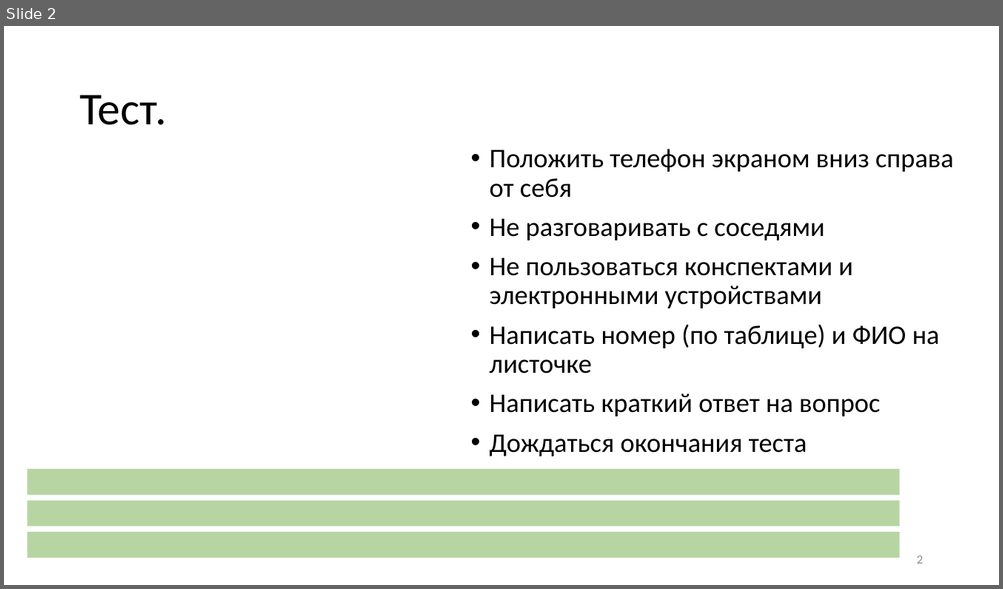
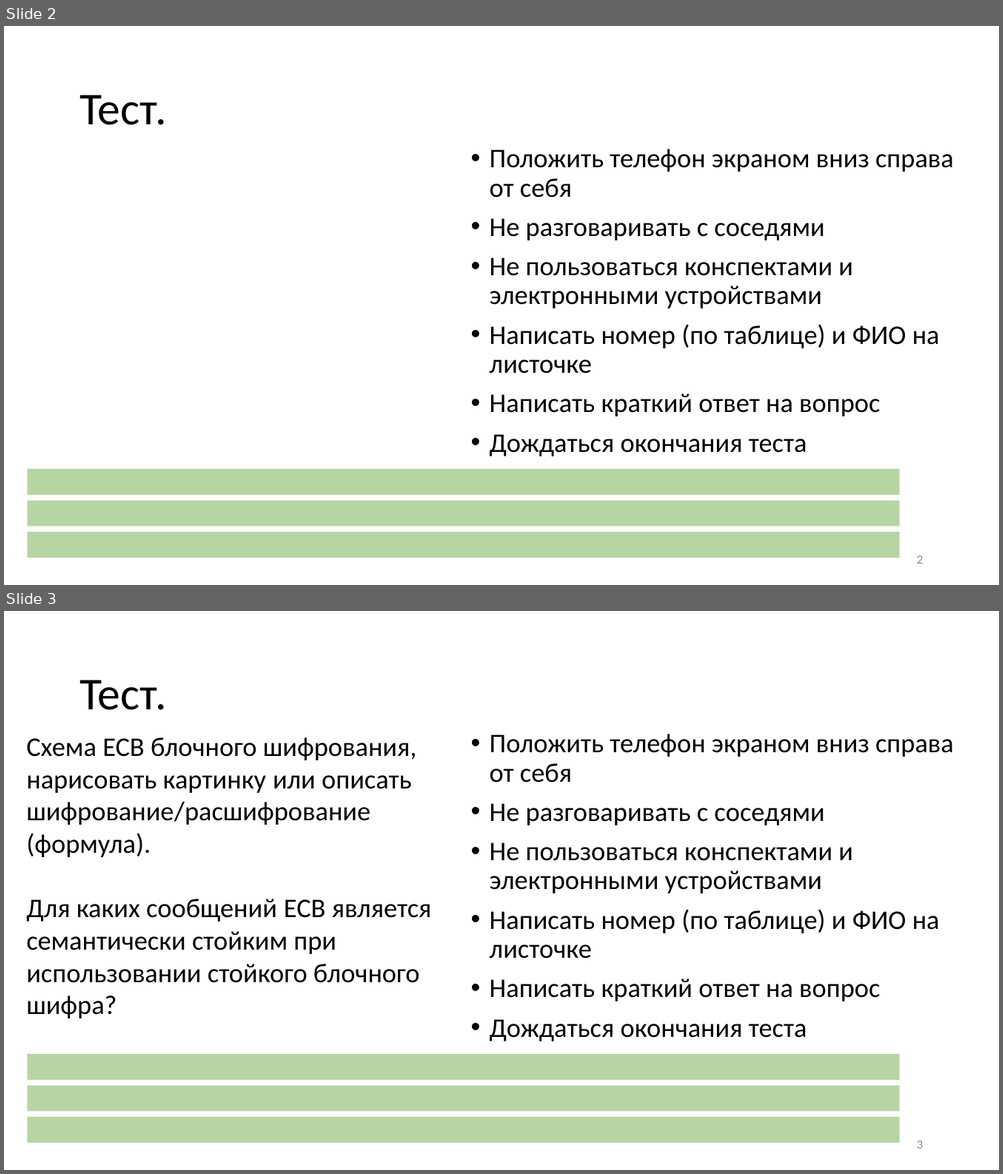
Before and after one commit to CryptoCourse/CryptoLectures, a slide deck: Lectures/Lecture5.pptx. Shown one above the other, each under a label of ours: slide 2 before the commit, slides 2 and 3 after it. The pictures are 1003x589 and 1003x1174 pixels, drawn with LibreOffice and Linux fonts; fonts in the diff are those of the drawing. Boxes give left, top, right and bottom in pixels: in the first picture for what was removed or moved away, otherwise in the second. Text is boxed around its words. In the diff, an @@ line names an element or a change of style, - is before the commit and + after.

```diff
--- a/Lectures/Lecture5.pptx
+++ b/Lectures/Lecture5.pptx
@@ slide 3 added at (4, 611, 999, 1170), background #FFFFFF @@
@@ title added at (79, 680, 167, 710), 44 pt, text #000000 @@
+Тест.
@@ text added at (26, 738, 432, 1019), 26 pt, text #000000 @@
+Схема ECB блочного шифрования, нарисовать картинку или описать шифрование/расшифрование (формула).
+Для каких сообщений ECB является семантически стойким при использовании стойкого блочного шифра?
@@ text added at (489, 734, 953, 1042), 26 pt, text #000000 @@
+• Положить телефон экраном вниз справа от себя
+• Не разговаривать с соседями
+• Не пользоваться конспектами и электронными устройствами
+• Написать номер (по таблице) и ФИО на листочке
+• Написать краткий ответ на вопрос
+• Дождаться окончания теста
@@ rectangle added at (27, 1054, 899, 1080), fill #70AD47 at 50% opacity @@
@@ rectangle added at (27, 1085, 899, 1112), fill #70AD47 at 50% opacity @@
@@ rectangle added at (27, 1118, 899, 1144), fill #70AD47 at 50% opacity @@
@@ page number added at (916, 1141, 922, 1149), 12 pt, text #8C8C8C @@
+3
```
Also in this commit, not shown: 1 slide changed, 3 other files.
